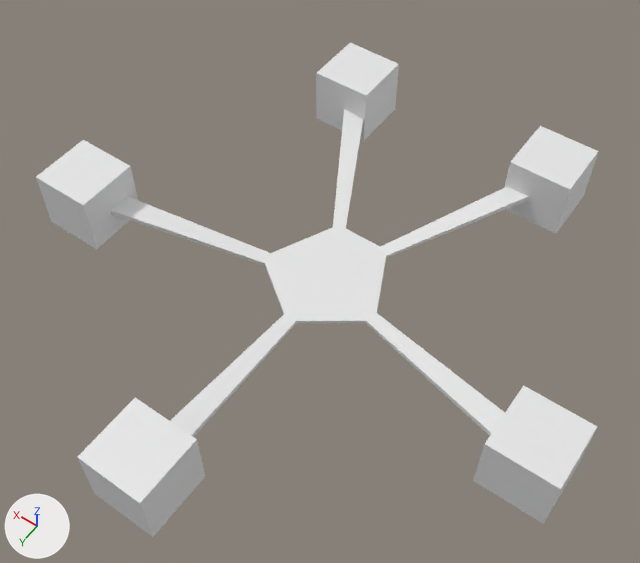
Before and after pictures for a commit that changed the Blender file Assets/Models/Floor/Floor_block.blend.
One viewpoint serves both versions: a 50 mm lens placed at (-2.32, 3.38, 5.02), pointed at (-0.05, 0.2, 0.03). Lighting does not change. The marker at lower left points along +X, +Y and +Z.
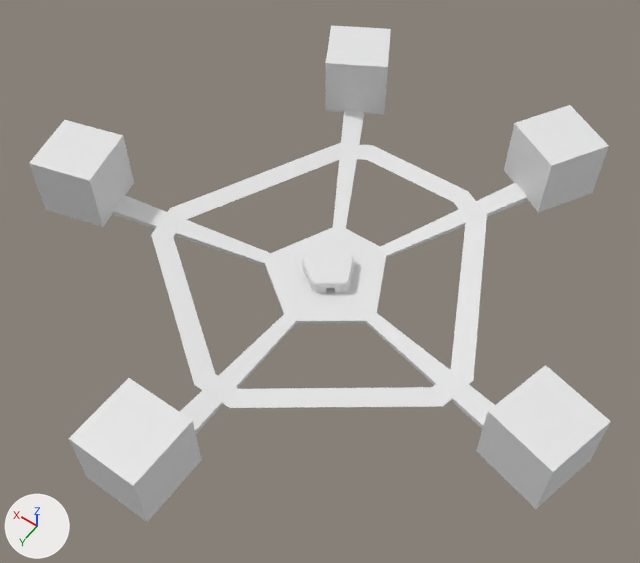
Commit message: Floor improvements

Pixel boxes [x1, y1, x2, y2] of what changed, in the pictures (640 x 563 px):
```json
{"object": "Corridors", "change": "reshaped", "before": [111, 109, 529, 437], "after": [112, 110, 528, 434]}
{"object": "Inner_corridor", "change": "added", "after": [151, 143, 487, 408]}
{"object": "Cube.003", "change": "moved", "before": [77, 398, 205, 537], "after": [69, 378, 202, 522]}
{"object": "Cube.002", "change": "moved, turned", "before": [473, 385, 597, 524], "after": [476, 365, 611, 509]}
{"object": "Cube.004", "change": "moved, turned", "before": [36, 140, 139, 249], "after": [29, 120, 134, 227]}
{"object": "Cube.001", "change": "moved, turned", "before": [504, 126, 599, 234], "after": [504, 105, 609, 212]}
{"object": "Cube", "change": "moved, turned", "before": [316, 43, 399, 141], "after": [325, 25, 391, 115]}
{"part": 1, "of": "me_cylinder_001", "change": "built on", "before": [265, 227, 386, 321], "after": [265, 227, 386, 321]}
```

Edits to the scene script, one JSON object a line:
```json
{"block": "me_cylinder_001", "where": "# used by ob_corridors; location = (0.0, -0.037, -0.068); scale = (1.0, 1.0, 0.0244)"}
{"op": "remove", "block": "me_cylinder_001", "code": "me_cylinder_001.from_pydata(...)  # 40 vertices, 26 faces; spans x -1.94..1.94, y -1.7..2.03, z -3.31..3.78"}
{"op": "add", "block": "me_cylinder_001", "code": "me_cylinder_001.from_pydata(...)  # 120 vertices, 85 faces; spans x -1.94..1.94, y -1.7..2.03, z -3.31..3.78"}
{"block": "me_cylinder_001", "change": "me_cylinder_001 part 1"}
{"block": "me_cylinder_001", "change": "2 faces are deleted"}
{"block": "me_cylinder_001", "change": "66 vertices are added at x -0.2..0.28, y -0.15..0.4, z -2.24..2.12"}
{"block": "me_cylinder_001", "change": "14 new vertices lie (0.04, 0.0, 0.0) away from vertices in x -0.07..0.03, y -0.15..0.24, z -2.24..2.12"}
{"block": "me_cylinder_001", "change": "61 new faces join them"}
{"op": "add", "block": "me_cylinder_002", "code": ["me_cylinder_002 = bpy.data.meshes.new('Cylinder.002')", "me_cylinder_002.from_pydata([(-0.477, 0.136, -2.111), (-0.246, -0.348, -2.111), (-0.054, 0.529, -2.111), (-0.454, 0.238, -2.111), (0.454, 0.238, -2.111), (0.054, 0.529, -2.111), (0.246, -0.348, -2.111), (0.477, 0.136, -2.111), (-0.159, -0.397, -2.111), (0.159, -0.397, -2.111), (-0.203, -0.308, -2.359), (-0.419, 0.143, -2.343), (-0.404, 0.206, -2.343), (-0.036, 0.474, -2.359), (0.036, 0.474, -2.359), (0.404, 0.206, -2.343), (0.419, 0.143, -2.343), (0.203, -0.308, -2.359), (0.145, -0.342, -2.359), (-0.145, -0.342, -2.359)], [], [(10, 11, 0, 1), (12, 13, 2, 3), (14, 15, 4, 5), (16, 17, 6, 7), (18, 19, 8, 9), (15, 16, 7, 4), (13, 14, 5, 2), (11, 12, 3, 0), (19, 10, 1, 8), (17, 18, 9, 6)])"]}
{"op": "set", "path": "ob_cube.location", "old": "(0.909, -1.692, 0.0)", "new": "(0.909, -1.692, 0.229)"}
{"op": "set", "path": "ob_cube.rotation_euler", "old": "(0.0, 0.0, 0.0)", "new": "(0.0, 0.0, 0.524)", "note": "degrees (0, 0, 0) -> degrees (0, 0, 30)"}
{"op": "set", "path": "ob_cube_001.location", "old": "(-0.909, -1.692, 0.0)", "new": "(-0.909, -1.692, 0.229)"}
{"op": "set", "path": "ob_cube_001.rotation_euler", "old": "(0.0, 0.0, 0.0)", "new": "(0.0, 0.0, -0.524)", "note": "degrees (0, 0, 0) -> degrees (0, 0, -30)"}
{"op": "set", "path": "ob_cube_002.location", "old": "(-1.915, 0.522, 0.0)", "new": "(-1.915, 0.522, 0.229)"}
{"op": "set", "path": "ob_cube_002.rotation_euler", "old": "(0.0, 0.0, 0.0)", "new": "(0.0, 0.0, -0.262)", "note": "degrees (0, 0, 0) -> degrees (0, 0, -15)"}
{"op": "set", "path": "ob_cube_003.location", "old": "(0.0, 1.996, 0.0)", "new": "(0.0, 1.996, 0.229)"}
{"op": "set", "path": "ob_cube_004.location", "old": "(1.915, 0.522, 0.0)", "new": "(1.915, 0.522, 0.229)"}
{"op": "set", "path": "ob_cube_004.rotation_euler", "old": "(0.0, 0.0, 0.0)", "new": "(0.0, 0.0, 0.262)", "note": "degrees (0, 0, 0) -> degrees (0, 0, 15)"}
{"op": "add", "block": "ob_inner_corridor", "code": ["ob_inner_corridor = bpy.data.objects.new('Inner_corridor', me_cylinder_002)", "ob_inner_corridor.location = (0.0, -0.134, 0.109)", "ob_inner_corridor.scale = (2.81, 2.81, 0.0686)"]}
```
